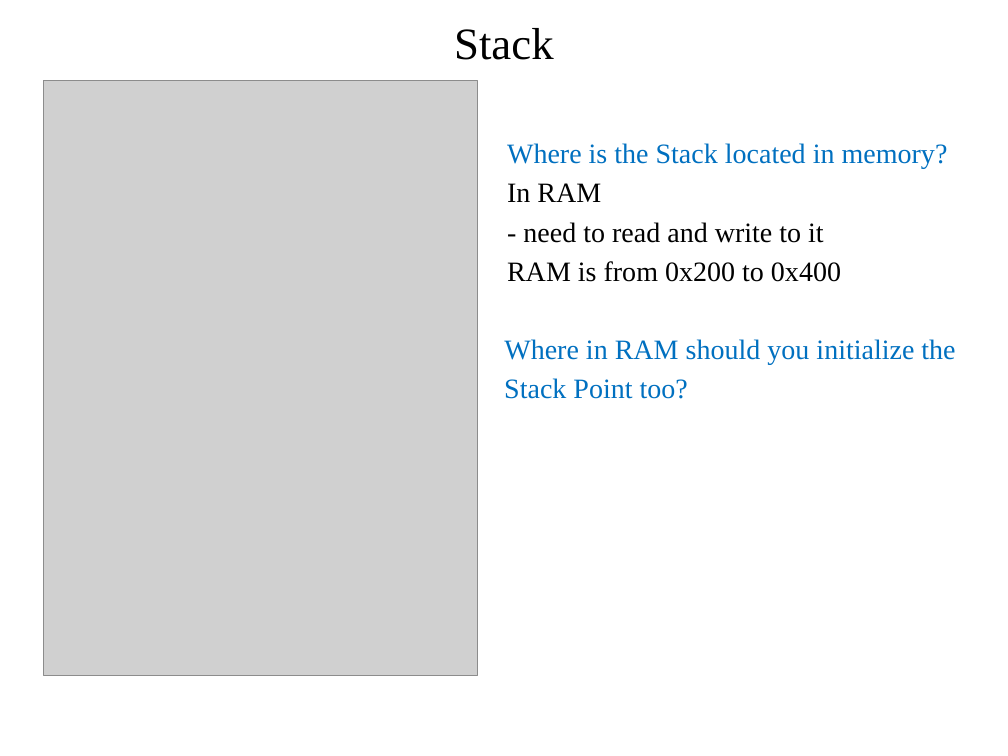
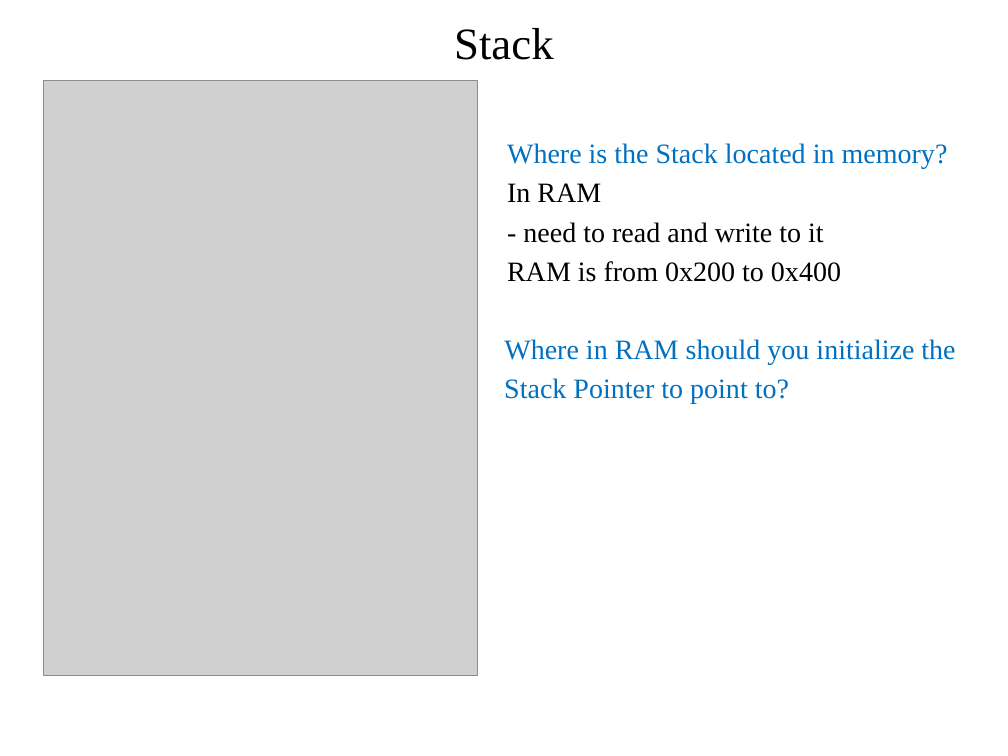
Before and after one commit to pw4rn3r/ECE382, a slide deck: slide 5 of notes/L10/Lsn10.pptx. Drawn at 1008x756 pixels with LibreOffice and Linux fonts; fonts in the diff are those of the drawing; grey boxes stand for pictures. Boxes give left, top, right and bottom in pixels: in the first picture for what was removed or moved away, otherwise in the second. Text is boxed around its words. In the diff, an @@ line names an element or a change of style, - is before the commit and + after.

```diff
--- a/notes/L10/Lsn10.pptx
+++ b/notes/L10/Lsn10.pptx
@@ text at [504, 378, 789, 404]: text changed @@
-Stack Point too?
+Stack Pointer to point to?
```
Also in this commit, not shown: 4 other slides changed, 17 slides added, 4 other files.
